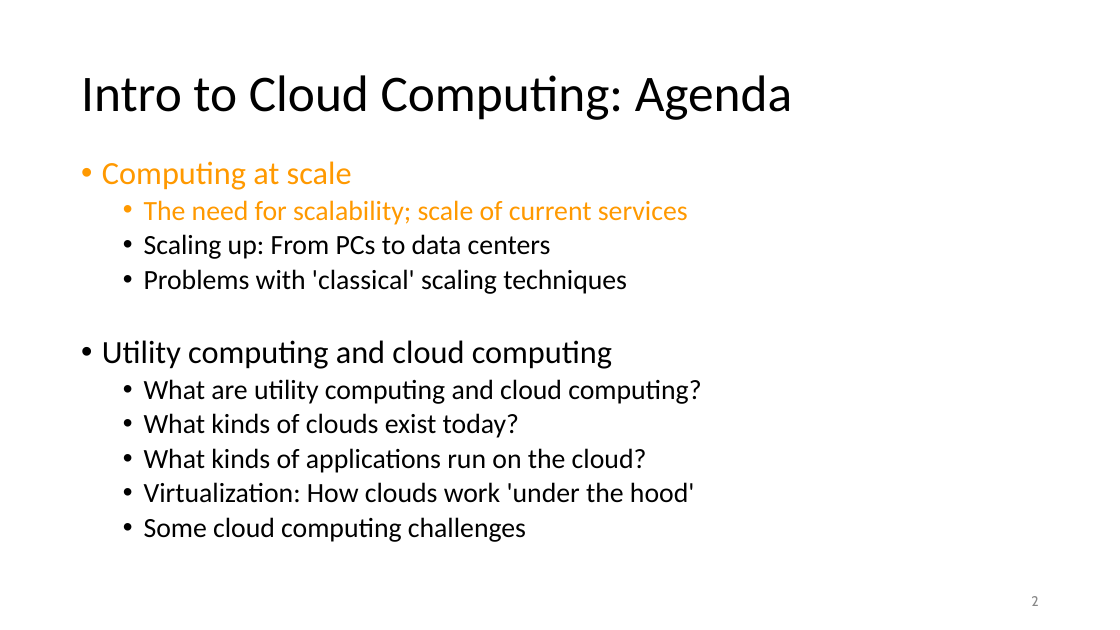
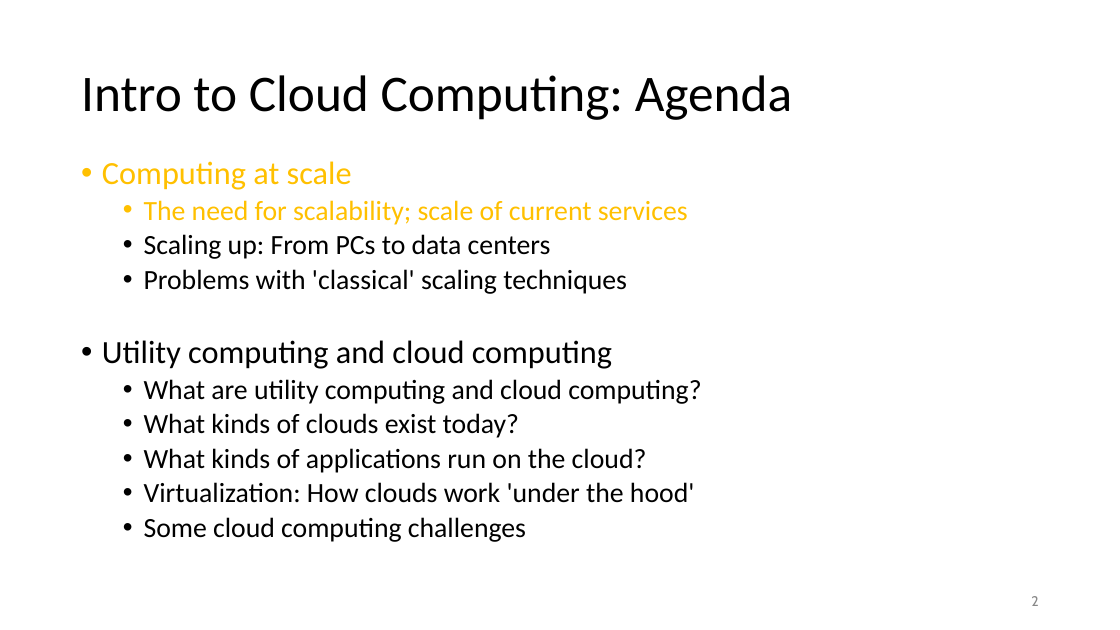
Before and after one commit to uwacsp/cits5503, a slide deck: slide 2 of Lectures/CITS5503WhatIsTheCloud.pptx. Drawn at 1120x630 pixels with LibreOffice and Linux fonts; fonts in the diff are those of the drawing. Boxes give left, top, right and bottom in pixels: in the first picture for what was removed or moved away, otherwise in the second. Text is boxed around its words. In the diff, an @@ line names an element or a change of style, - is before the commit and + after.

Commit message:
CloudComputing 2021

```diff
--- a/Lectures/CITS5503WhatIsTheCloud.pptx
+++ b/Lectures/CITS5503WhatIsTheCloud.pptx
@@ text at bbox=[102, 161, 688, 225]: text colour #FF9900 to #FFC000 in "Computing at scale", "The need for scalability; scale of current ..." @@
```
Also in this commit, not shown: 1 other slide changed, 20 other files.
